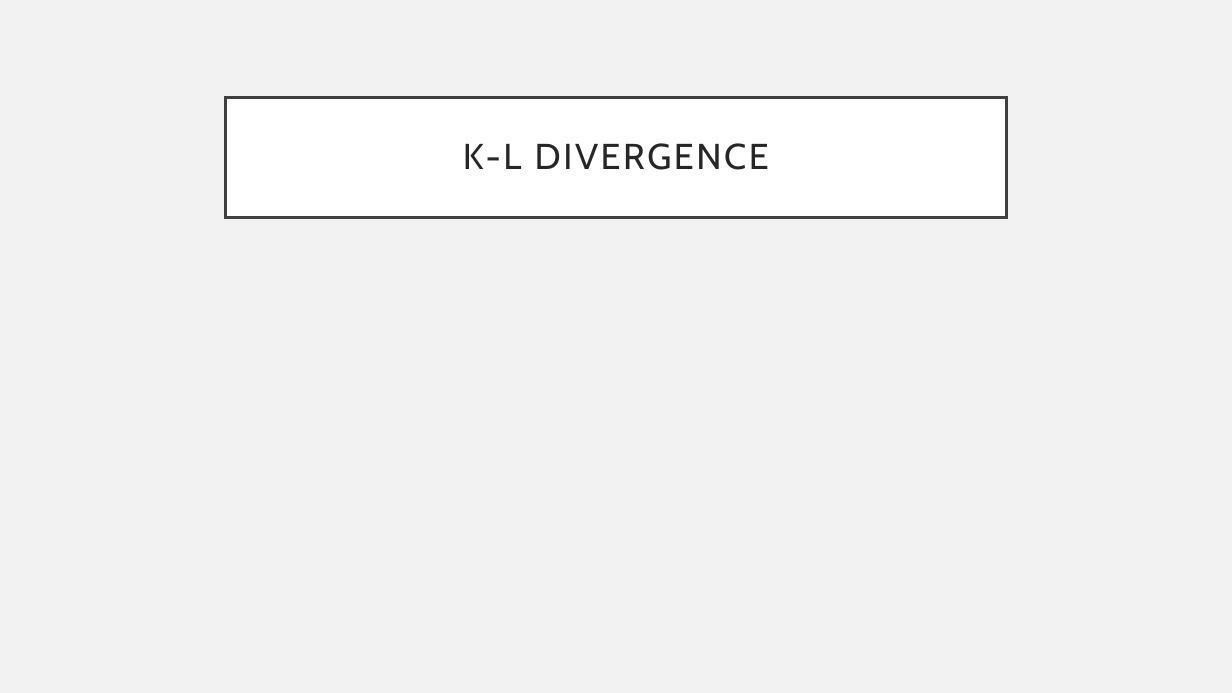
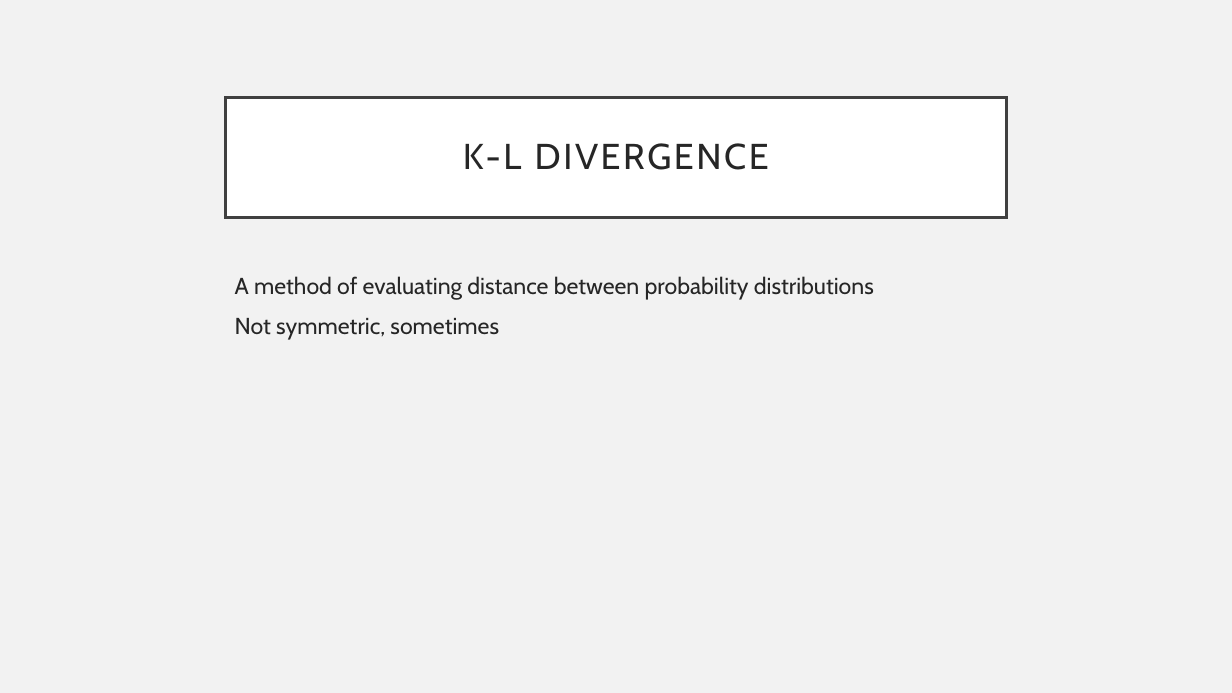
Before and after one commit to asyncViridian/jcmf, a slide deck: slide 14 of notes/presentation.pptx (slide 11 before the commit). Drawn at 1232x693 pixels with LibreOffice and Linux fonts; fonts in the diff are those of the drawing. Boxes give left, top, right and bottom in pixels: in the first picture for what was removed or moved away, otherwise in the second. Text is boxed around its words. In the diff, an @@ line names an element or a change of style, - is before the commit and + after.

```diff
--- a/notes/presentation.pptx
+++ b/notes/presentation.pptx
@@ text added at (x1=235, y1=276, x2=874, y2=340), 18 pt, text #262626 @@
+A method of evaluating distance between probability distributions
+Not symmetric, sometimes
```
Also in this commit, not shown: 1 other slide changed, 3 slides added.
